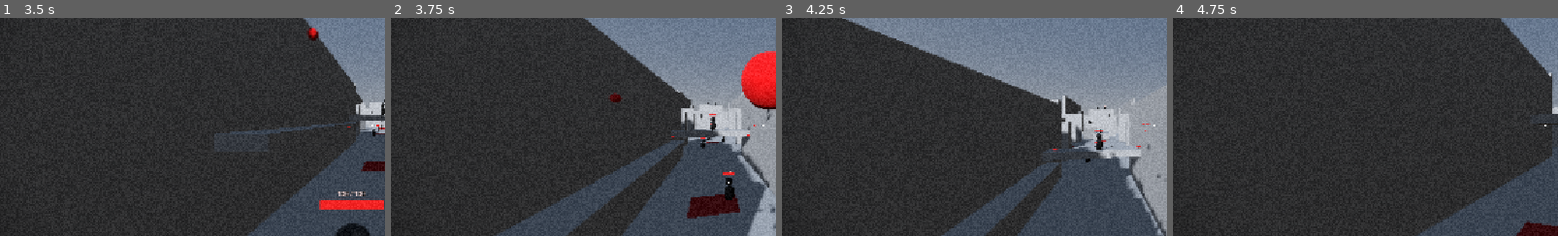
Above: before the commit, frames 1-4 (left to right).
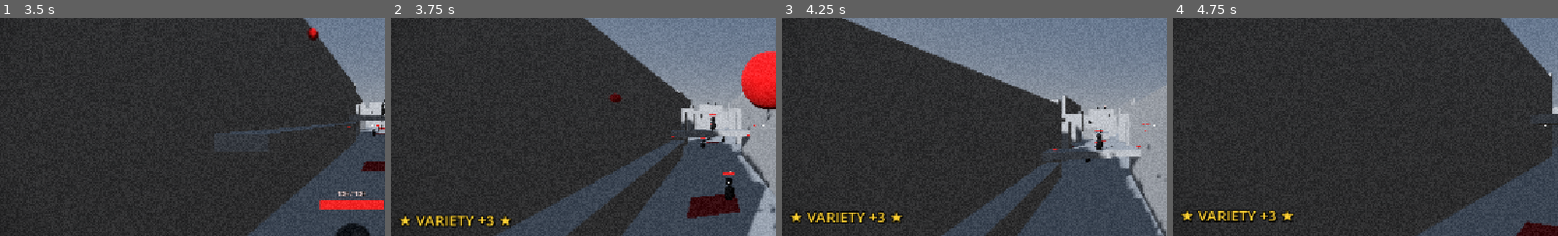
Above: after the commit, the same moments.

Repository: ggou3/voidkill
Game: Godot game, scene res://test_arena.tscn
Same seed, same stepped clock (60 frames per second), same inputs: the game is played once before the commit and once after it. This scene is started directly instead of the project's main scene.
Inputs (mouse positions are % of the whole screen's width and height, from its top left):
- Up to frame 1 (3.5 s): tap Enter at 0.5 s; move the mouse to (56, 50) at 0.52 s; hold Right mouse button (alt_fire) 0.53-1.28 s; hold W (move_forward) from 0.53 s (still down); tap Space (jump) at 0.77, 1.52, 3.02 s; move the mouse to (45, 50) at 1.27 s; tap Shift (dash) at 1.35 s; move the mouse to (53, 48) at 2.02 s; hold F (melee) 2.03-2.78 s; move the mouse to (49, 52) at 2.77 s; click (49, 52) at 2.85 s
- Up to frame 2 (3.75 s): keep holding W (move_forward); move the mouse to (58, 51) at 3.52 s; hold C (slam) from 3.53 s (still down)
- Up to frame 3 (4.25 s): keep holding W (move_forward); keep holding C (slam); tap Space (jump) at 3.77 s
- Up to frame 4 (4.75 s): keep holding W (move_forward); move the mouse to (42, 49) at 4.27 s; release C (slam) at 4.28 s; tap Ctrl (slide) at 4.35 s; tap Space (jump) at 4.52 s
The pictures show only the part of the screen within x 2-52%, y 25-75%; the shares and areas given below are measured in that part.

Frame 1 is identical in both runs. In frame 2, 1.0% of the frame differs, in the area x 2-32%, y 89-97%; in frame 3, 1.0%; in frame 4, 1.1%, in the area x 2-32%, y 88-94%.

Commit message:
Add HUD combo variety popup indicator above BPM label

Diff:
--- a/player.tscn
+++ b/player.tscn
@@ -497,6 +497,21 @@
 offset_bottom = 621.0
 theme_override_font_sizes/font_size = 32
 text = "DASH: 3/3"
+
+[node name="ComboLabel" type="Label" parent="HUD" unique_id=773412600]
+visible = false
+offset_left = 34.0
+offset_top = 452.0
+offset_right = 350.0
+offset_bottom = 484.0
+theme_override_colors/font_color = Color(1, 0.82, 0.2, 1)
+theme_override_colors/font_outline_color = Color(0, 0, 0, 1)
+theme_override_colors/font_shadow_color = Color(0, 0, 0, 0.7)
+theme_override_constants/shadow_offset_x = 2
+theme_override_constants/shadow_offset_y = 2
+theme_override_constants/outline_size = 6
+theme_override_font_sizes/font_size = 22
+text = "★ VARIETY +3 ★"
 
 [node name="BPMLabel" type="Label" parent="HUD" unique_id=773412599]
 offset_left = 34.0
--- a/skill_manager.gd
+++ b/skill_manager.gd
@@ -36,6 +36,8 @@
 @onready var slam_ray = $"../SlamRay"
 @onready var dash_label = $"../HUD/DashLabel"
 @onready var bpm_label = get_node_or_null("../HUD/BPMLabel")
+@onready var combo_label: Label = get_node_or_null("../HUD/ComboLabel")
+var combo_tween: Tween = null
 
 func _ready():
 	dashes = MAX_DASH
@@ -113,6 +115,7 @@
 		print("[BPM VARIETY BONUS] +3.0 BPM! Killer: '%s' != previous: '%s' (Total: +%.1f BPM)" % [
 			weapon_type, last_kill_weapon, base_bpm + bonus_bpm
 		])
+		_show_combo_popup(bonus_bpm)
 	elif last_kill_weapon != "" and weapon_type == last_kill_weapon:
 		print("[BPM KILL] Same weapon '%s' (Total: +%.1f BPM, no variety bonus)" % [weapon_type, base_bpm])
 	else:
@@ -124,6 +127,47 @@
 	var total_bpm = base_bpm + bonus_bpm
 	add_bpm(total_bpm)
 	return total_bpm
+
+func _show_combo_popup(bonus_amount: float):
+	if not combo_label:
+		var hud = get_node_or_null("../HUD")
+		if hud:
+			combo_label = hud.get_node_or_null("ComboLabel")
+			if not combo_label:
+				combo_label = Label.new()
+				combo_label.name = "ComboLabel"
+				combo_label.offset_left = 34.0
+				combo_label.offset_top = 452.0
+				combo_label.offset_right = 350.0
+				combo_label.offset_bottom = 484.0
+				combo_label.add_theme_font_size_override("font_size", 22)
+				combo_label.add_theme_color_override("font_color", Color(1.0, 0.82, 0.2, 1.0))
+				combo_label.add_theme_color_override("font_outline_color", Color(0, 0, 0, 1.0))
+				combo_label.add_theme_constant_override("outline_size", 6)
+				combo_label.add_theme_color_override("font_shadow_color", Color(0, 0, 0, 0.7))
+				combo_label.add_theme_constant_override("shadow_offset_x", 2)
+				combo_label.add_theme_constant_override("shadow_offset_y", 2)
+				hud.add_child(combo_label)
+
+	if not combo_label:
+		return
+
+	# Если предыдущая плашка ещё на экране, отменяем её tween и обновляем таймер/текст
+	if combo_tween and combo_tween.is_valid():
+		combo_tween.kill()
+
+	combo_label.text = "★ VARIETY +%d ★" % int(round(bonus_amount))
+	combo_label.visible = true
+	combo_label.modulate.a = 1.0
+	combo_label.position.y = 452.0
+
+	combo_tween = create_tween()
+	# Плавное всплытие вверх на 10px за 1.2 секунды
+	combo_tween.tween_property(combo_label, "position:y", 442.0, 1.2).set_trans(Tween.TRANS_QUAD).set_ease(Tween.EASE_OUT)
+	# Держится на экране 0.7с, затем плавное исчезновение (fade out) 0.5с
+	combo_tween.parallel().tween_property(combo_label, "modulate:a", 1.0, 0.7)
+	combo_tween.chain().tween_property(combo_label, "modulate:a", 0.0, 0.5).set_trans(Tween.TRANS_QUAD).set_ease(Tween.EASE_IN)
+	combo_tween.chain().tween_callback(func(): if is_instance_valid(combo_label): combo_label.visible = false)
 
 func drop_bpm_on_damage():
 	# Резкое падение при получении урона игроком: -25% от текущего значения (не фиксированное число)
Not shown, changed: DESIGN.md
